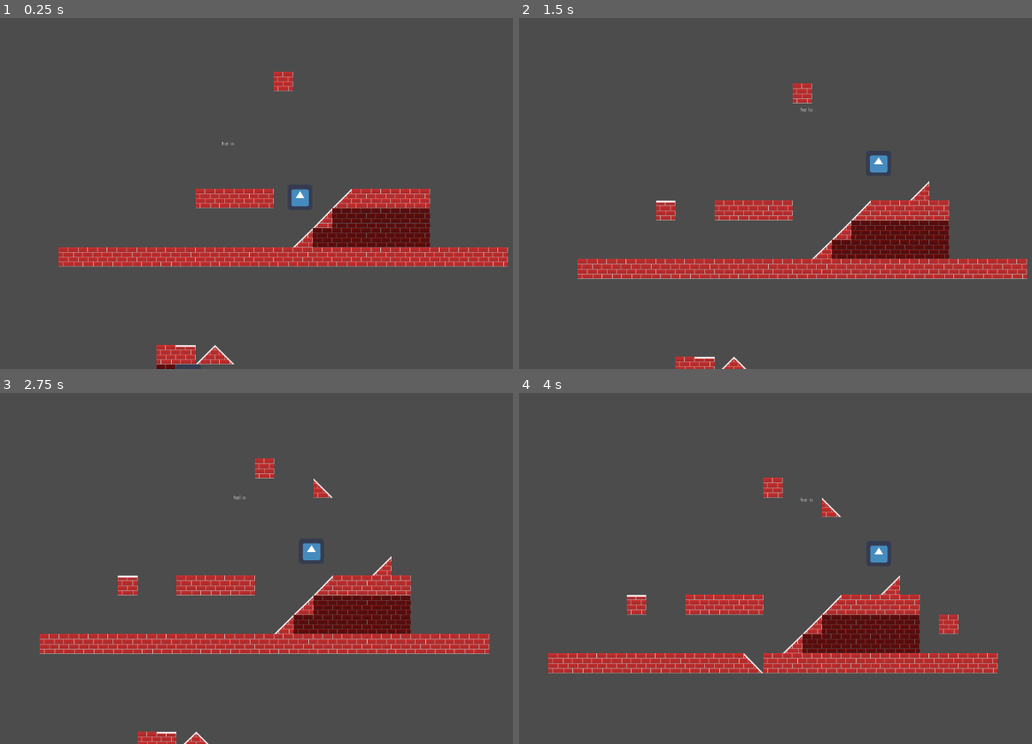
Above: before the commit, frames 1-4 (two rows, left to right).
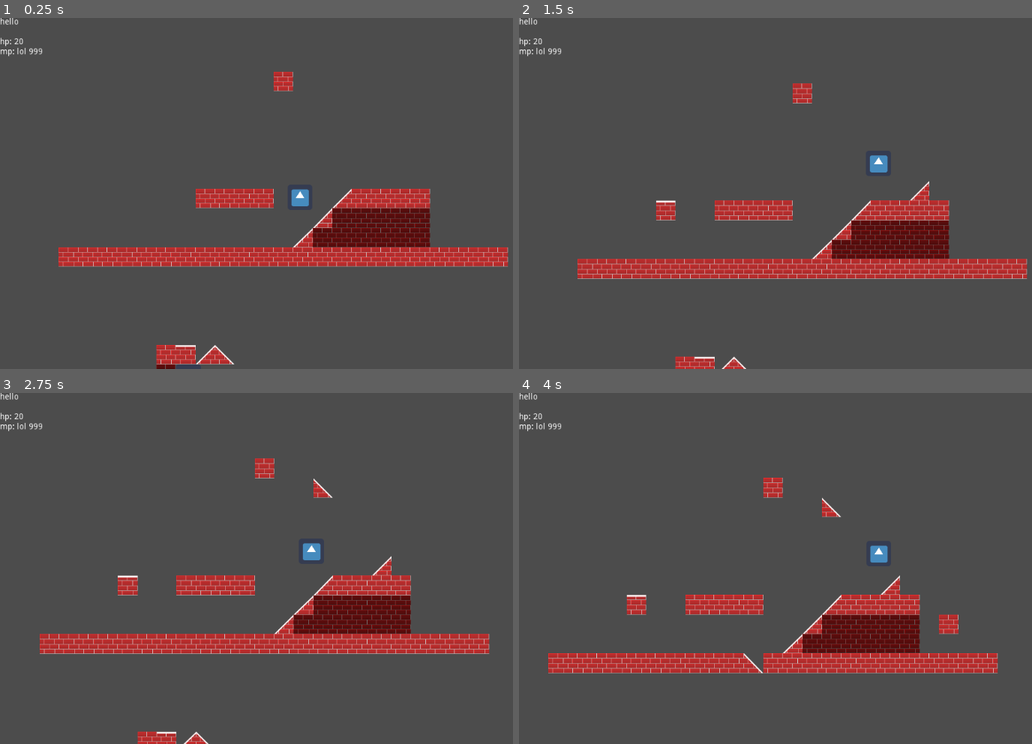
Above: after the commit, the same moments.

Repository: HenryFBP/2d-godot-game
Game: Godot game, scene res://main.tscn
Two runs of this game, one before a commit and one after it. Both use one fixed random seed, a clock stepped at 60 frames per second and the inputs below. Before the commit the project starts from res://icon.tscn. The engine's default icon, where the game draws it, is replaced by a stand-in: a white triangle on a blue panel in a dark square.
Inputs (mouse positions are in pixels of both pictures, inside the frame that each line leads up to):
- Up to frame 1 (0.25 s): no input
- Up to frame 2 (1.5 s): tap Enter at 0.5 s; move the mouse to (949, 175) at 0.52 s; press the mouse at (949, 175) at 0.53 s; hold D (player_right) from 0.53 s (still down); tap Space (player_jump) at 0.77 s; move the mouse to (698, 211) at 1.27 s; release the mouse at (698, 211) at 1.28 s; click (698, 211) at 1.35 s
- Up to frame 3 (2.75 s): tap Space (player_jump) at 1.52 s; move the mouse to (359, 491) at 2.02 s; release D (player_right) at 2.03 s; press the mouse at (359, 491) at 2.03 s; hold A (player_left) from 2.03 s (still down)
- Up to frame 4 (4 s): move the mouse to (790, 638) at 2.77 s; release A (player_left) at 2.78 s; release the mouse at (790, 638) at 2.78 s; hold D (player_right) from 2.78 s (still down); click (790, 638) at 2.85 s; tap Space (player_jump) at 3.02, 3.77 s; move the mouse to (1001, 621) at 3.52 s; press the mouse at (1001, 621) at 3.53 s

The runs differ from the first frame. In frame 1, 0.2% of the frame differs, in the area x 0-46%, y 0-37%; in frame 2, 0.2%; in frame 3, 0.2%, in the area x 0-48%, y 0-31%; in frame 4, 0.2%.

Commit message:
add basic GUI

Diff:
--- /dev/null
+++ b/GUI.tscn
@@ -0,0 +1,47 @@
+[gd_scene format=2]
+
+[node name="CanvasLayer" type="CanvasLayer" index="0"]
+
+layer = 1
+offset = Vector2( 0, 0 )
+rotation = 0.0
+scale = Vector2( 1, 1 )
+transform = Transform2D( 1, 0, 0, 1, 0, 0 )
+_sections_unfolded = [ "Anchor", "Focus", "Margin", "Rect", "Visibility" ]
+
+[node name="Control" type="Control" parent="." index="0"]
+
+anchor_left = 0.0
+anchor_top = 0.0
+anchor_right = 0.0
+anchor_bottom = 0.0
+margin_right = 40.0
+margin_bottom = 40.0
+rect_pivot_offset = Vector2( 0, 0 )
+rect_clip_content = false
+mouse_filter = 0
+mouse_default_cursor_shape = 0
+size_flags_horizontal = 1
+size_flags_vertical = 1
+
+[node name="Label" type="Label" parent="Control" index="0"]
+
+anchor_left = 0.0
+anchor_top = 0.0
+anchor_right = 0.0
+anchor_bottom = 0.0
+margin_right = 140.0
+margin_bottom = 80.0
+rect_pivot_offset = Vector2( 0, 0 )
+rect_clip_content = false
+mouse_filter = 2
+mouse_default_cursor_shape = 0
+size_flags_horizontal = 1
+size_flags_vertical = 4
+text = "hello
+
+hp: 20
+mp: lol 999"
+percent_visible = 1.0
+lines_skipped = 0
+max_lines_visible = -1
--- a/icon.tscn
+++ b/main.tscn
@@ -1,9 +1,10 @@
-[gd_scene load_steps=6 format=2]
+[gd_scene load_steps=7 format=2]
 
 [ext_resource path="res://src/player.gd" type="Script" id=1]
 [ext_resource path="res://icon.png" type="Texture" id=2]
-[ext_resource path="res://tilesets/tileset.tres" type="TileSet" id=3]
-[ext_resource path="res://src/TileMap.gd" type="Script" id=4]
+[ext_resource path="res://GUI.tscn" type="PackedScene" id=3]
+[ext_resource path="res://tilesets/tileset.tres" type="TileSet" id=4]
+[ext_resource path="res://src/TileMap.gd" type="Script" id=5]
 
 [sub_resource type="RectangleShape2D" id=1]
 
@@ -11,7 +12,7 @@
 extents = Vector2( 10, 10 )
 _sections_unfolded = [ "Resource" ]
 
-[node name="Root" type="Node" index="0"]
+[node name="Root" type="Node"]
 
 _sections_unfolded = [ "Transform", "Visibility", "collision" ]
 
@@ -62,51 +63,13 @@
 editor_draw_limits = false
 editor_draw_drag_margin = false
 
-[node name="GUI" type="Control" parent="Player/Camera2D" index="0"]
-
-editor/display_folded = true
-anchor_left = 0.0
-anchor_top = 0.0
-anchor_right = 0.0
-anchor_bottom = 0.0
-margin_left = -760.0
-margin_top = -444.0
-margin_right = 760.0
-margin_bottom = 446.0
-rect_pivot_offset = Vector2( 0, 0 )
-rect_clip_content = false
-mouse_filter = 0
-mouse_default_cursor_shape = 0
-size_flags_horizontal = 1
-size_flags_vertical = 1
-_sections_unfolded = [ "Anchor", "Focus", "Margin", "Visibility" ]
-
-[node name="Label" type="Label" parent="Player/Camera2D/GUI" index="0"]
-
-anchor_left = 0.0
-anchor_top = 0.0
-anchor_right = 0.0
-anchor_bottom = 0.0
-margin_left = 560.0
-margin_top = 300.0
-margin_right = 700.0
-margin_bottom = 400.0
-rect_pivot_offset = Vector2( 0, 0 )
-rect_clip_content = false
-mouse_filter = 2
-mouse_default_cursor_shape = 0
-size_flags_horizontal = 1
-size_flags_vertical = 4
-text = "hello"
-percent_visible = 1.0
-lines_skipped = 0
-max_lines_visible = -1
+[node name="GUI" parent="Player/Camera2D" index="0" instance=ExtResource( 3 )]
 
 [node name="TileMap" type="TileMap" parent="." index="1"]
 
 position = Vector2( -87.5717, 0.663422 )
 mode = 0
-tile_set = ExtResource( 3 )
+tile_set = ExtResource( 4 )
 cell_size = Vector2( 50, 50 )
 cell_quadrant_size = 1
 cell_custom_transform = Transform2D( 1, 0, 0, 1, 0, 0 )
--- a/project.godot
+++ b/project.godot
@@ -11,7 +11,7 @@
 [application]
 
 config/name="New Game Project"
-run/main_scene="res://icon.tscn"
+run/main_scene="res://main.tscn"
 config/icon="res://icon.png"
 
 [input]
--- a/src/TileMap.gd
+++ b/src/TileMap.gd
@@ -33,6 +33,19 @@
 	self.tile_set.create_tile(10)
 	self.tile_set.tile_set_texture(10, load("res://icon.png"))
 
+	var sb = StaticBody2D.new() # TODO this doesn't work, no collision...
+
+	var shape = CollisionPolygon2D.new()
+	shape.polygon = PoolVector2Array([ Vector2(32, 32),
+		Vector2(32, -32),
+		Vector2(-32, -32),
+		Vector2(-32, 32),])
+
+	sb.add_child(shape)
+
+
+	self.tile_set.tile_set_shape(10, 1, sb)
+
 	pass
 
 func _ready():
@@ -52,9 +65,15 @@
 
 	if event.is_action_pressed('left_mouse'):
 
-		var wloc = self.world_to_map(get_global_mouse_position())
+		var mloc = get_global_mouse_position()
+
+		var wloc = self.world_to_map(mloc)
 
 		randomize_cell(wloc)
+
+	if event is InputEventMouseMotion:
+		pass
+
 
 #func _process(delta):
 #	# Called every frame. Delta is time since last frame.
--- a/tilesets/tileset.tscn
+++ b/tilesets/tileset.tscn
@@ -2,7 +2,7 @@
 
 [ext_resource path="res://tilesets/tileset.png" type="Texture" id=1]
 
-[node name="Node2D" type="Node2D"]
+[node name="Node2D" type="Node2D" index="0"]
 
 position = Vector2( 15.6966, 2.85394 )
 
@@ -36,7 +36,6 @@
 
 [node name="WallGround" type="Sprite" parent="." index="1"]
 
-editor/display_folded = true
 position = Vector2( 44.3034, -2.85394 )
 texture = ExtResource( 1 )
 centered = false
Not shown: 1 places in main.tscn that only renumber resources
